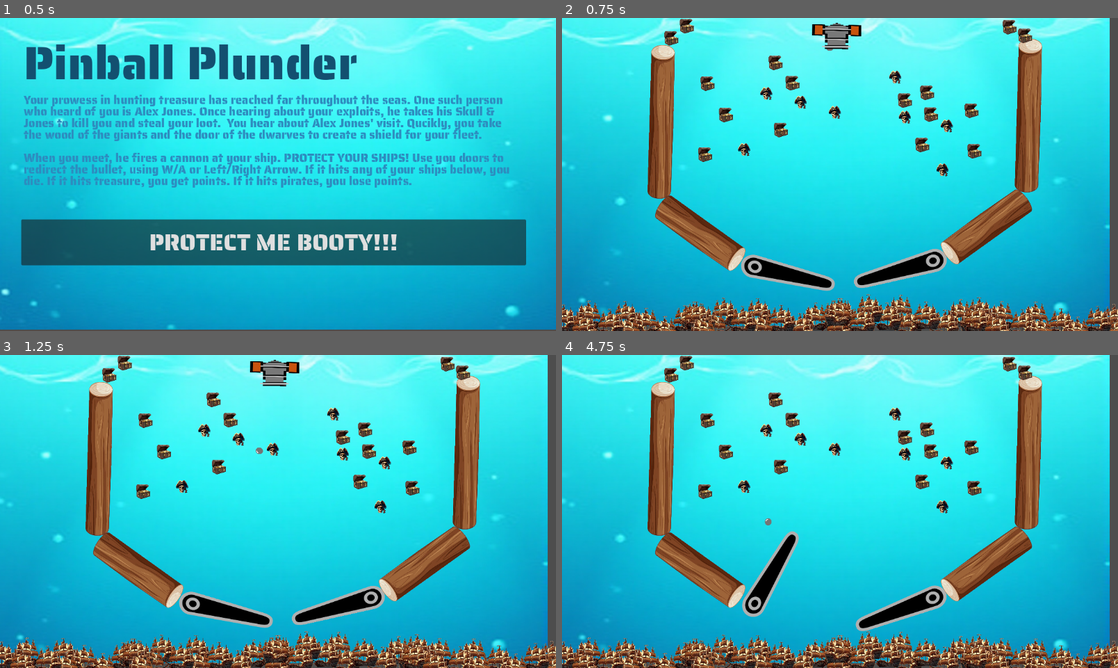
Above: before the commit, frames 1-4 (two rows, left to right).
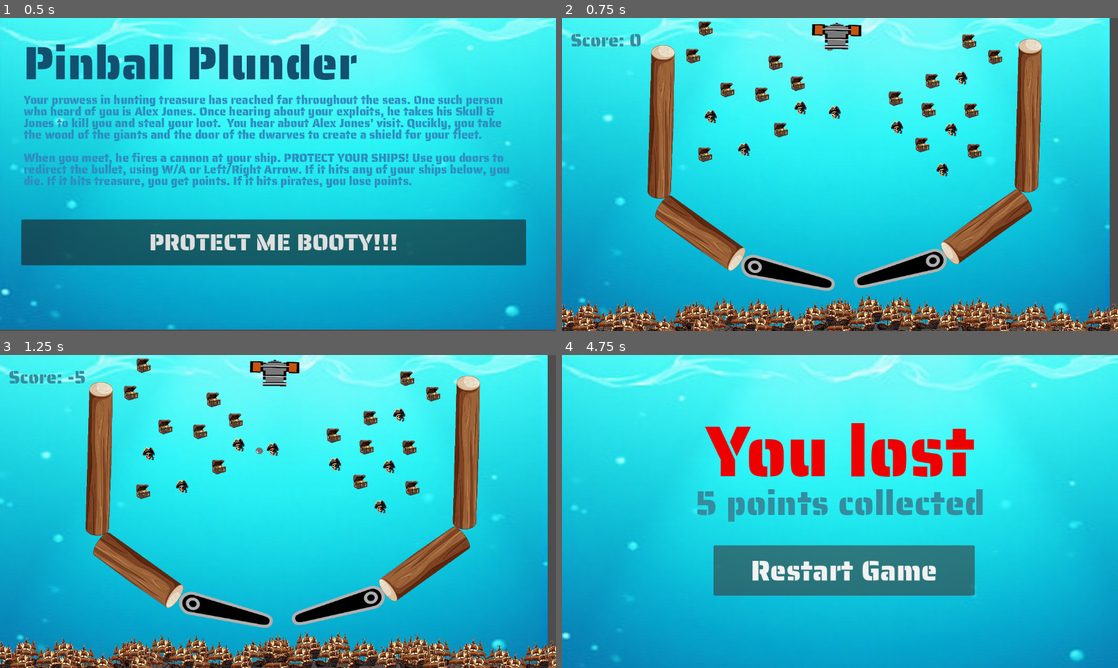
Above: after the commit, the same moments.

Repository: amodhakal/pinball-plunder
Game: Godot game, scene res://scenes/Title.tscn
Two runs of this game, one before a commit and one after it. Both use one fixed random seed, a clock stepped at 60 frames per second and the inputs below. Sound files missing from this copy of the repository are replaced by a short silence.
Inputs:
- Up to frame 1 (0.5 s): no input
- Up to frame 2 (0.75 s): click "PROTECT ME BOOTY!!!" at 0.5 s
- Up to frame 3 (1.25 s): no input
- Up to frame 4 (4.75 s): hold D (flip_right) 1.28-2.03 s; tap Enter at 2 s; hold A (flip_left) 2.03-2.78 s; hold D (flip_right) 2.78-4.28 s; hold A (flip_left) from 4.28 s (still down)

Frame 1 is identical in both runs. In frame 2, 2.6% of the frame differs, in the area x 1-85%, y 0-38%; in frame 3, 2.6%; in frame 4, 35%, in the area x 0-100%, y 0-100%.

Commit message:
[Implementation]
Moved chests/skulls and added in-game point counter

Diff:
--- a/scenes/Game.tscn
+++ b/scenes/Game.tscn
@@ -11,6 +11,7 @@
 [ext_resource type="Texture2D" uid="uid://dou8vkm6u1mno" path="res://assets/log.png" id="9_5ktfj"]
 [ext_resource type="PackedScene" uid="uid://v4rfn8tctwr6" path="res://components/treasure.tscn" id="10_b7dcs"]
 [ext_resource type="PackedScene" uid="uid://s405trtatv01" path="res://components/pirate.tscn" id="11_rfaa5"]
+[ext_resource type="FontFile" uid="uid://ccxcgubjyyj7l" path="res://fonts/SairaStencilOne-Regular.ttf" id="12_b8suw"]
 
 [sub_resource type="GDScript" id="GDScript_qwqy3"]
 script/source = "extends RigidBody2D
@@ -76,6 +77,12 @@
 [sub_resource type="WorldBoundaryShape2D" id="WorldBoundaryShape2D_0bb64"]
 normal = Vector2(0, 1)
 distance = -77.0
+
+[sub_resource type="LabelSettings" id="LabelSettings_oqx6s"]
+line_spacing = -15.0
+font = ExtResource("12_b8suw")
+font_size = 72
+font_color = Color(0.209, 0.548839, 0.623197, 1)
 
 [node name="Game" type="Node2D"]
 script = ExtResource("1_shevl")
@@ -505,7 +512,7 @@
 [node name="Points" type="Node2D" parent="."]
 
 [node name="Treasure" parent="Points" instance=ExtResource("10_b7dcs")]
-position = Vector2(708, 171)
+position = Vector2(689, 167)
 scale = Vector2(0.05, 0.05)
 
 [node name="Treasure2" parent="Points" instance=ExtResource("10_b7dcs")]
@@ -517,11 +524,11 @@
 scale = Vector2(0.05, 0.05)
 
 [node name="Treasure9" parent="Points" instance=ExtResource("10_b7dcs")]
-position = Vector2(762, 200)
+position = Vector2(757, 191)
 scale = Vector2(0.05, 0.05)
 
 [node name="Treasure10" parent="Points" instance=ExtResource("10_b7dcs")]
-position = Vector2(475, 135)
+position = Vector2(486, 136)
 scale = Vector2(0.05, 0.05)
 
 [node name="Treasure11" parent="Points" instance=ExtResource("10_b7dcs")]
@@ -533,23 +540,23 @@
 scale = Vector2(0.05, 0.05)
 
 [node name="Treasure13" parent="Points" instance=ExtResource("10_b7dcs")]
-position = Vector2(337, 201)
+position = Vector2(412, 159)
 scale = Vector2(0.05, 0.05)
 
 [node name="Treasure14" parent="Points" instance=ExtResource("10_b7dcs")]
-position = Vector2(299, 136)
+position = Vector2(340, 149)
 scale = Vector2(0.05, 0.05)
 
 [node name="Treasure15" parent="Points" instance=ExtResource("10_b7dcs")]
-position = Vector2(256, 17)
+position = Vector2(295, 22)
 scale = Vector2(0.05, 0.05)
 
 [node name="Treasure16" parent="Points" instance=ExtResource("10_b7dcs")]
-position = Vector2(925, 19)
+position = Vector2(841, 49)
 scale = Vector2(0.05, 0.05)
 
 [node name="Treasure17" parent="Points" instance=ExtResource("10_b7dcs")]
-position = Vector2(957, 37)
+position = Vector2(895, 81)
 scale = Vector2(0.05, 0.05)
 
 [node name="Treasure3" parent="Points" instance=ExtResource("10_b7dcs")]
@@ -565,15 +572,15 @@
 scale = Vector2(0.05, 0.05)
 
 [node name="Treasure6" parent="Points" instance=ExtResource("10_b7dcs")]
-position = Vector2(224, 42)
+position = Vector2(269, 79)
 scale = Vector2(0.05, 0.05)
 
 [node name="Treasure7" parent="Points" instance=ExtResource("10_b7dcs")]
-position = Vector2(754, 155)
+position = Vector2(765, 131)
 scale = Vector2(0.05, 0.05)
 
 [node name="Pirate" parent="Points" instance=ExtResource("11_rfaa5")]
-position = Vector2(421, 156)
+position = Vector2(306, 204)
 scale = Vector2(0.05, 0.05)
 
 [node name="Pirate2" parent="Points" instance=ExtResource("11_rfaa5")]
@@ -581,11 +588,11 @@
 scale = Vector2(0.05, 0.05)
 
 [node name="Pirate3" parent="Points" instance=ExtResource("11_rfaa5")]
-position = Vector2(795, 223)
+position = Vector2(804, 231)
 scale = Vector2(0.05, 0.05)
 
 [node name="Pirate4" parent="Points" instance=ExtResource("11_rfaa5")]
-position = Vector2(708, 205)
+position = Vector2(692, 226)
 scale = Vector2(0.05, 0.05)
 
 [node name="Pirate5" parent="Points" instance=ExtResource("11_rfaa5")]
@@ -593,7 +600,7 @@
 scale = Vector2(0.05, 0.05)
 
 [node name="Pirate6" parent="Points" instance=ExtResource("11_rfaa5")]
-position = Vector2(688, 122)
+position = Vector2(825, 124)
 scale = Vector2(0.05, 0.05)
 
 [node name="Pirate7" parent="Points" instance=ExtResource("11_rfaa5")]
@@ -601,8 +608,18 @@
 scale = Vector2(0.05, 0.05)
 
 [node name="Pirate8" parent="Points" instance=ExtResource("11_rfaa5")]
-position = Vector2(492, 174)
-scale = Vector2(0.05, 0.05)
+position = Vector2(492, 186)
+scale = Vector2(0.05, 0.05)
+
+[node name="Points2" type="Label" parent="."]
+offset_left = 18.0
+offset_top = 16.0
+offset_right = 297.0
+offset_bottom = 130.0
+scale = Vector2(0.524732, 0.521953)
+text = "Score: 0"
+label_settings = SubResource("LabelSettings_oqx6s")
+horizontal_alignment = 1
 
 [connection signal="timeout" from="Cannon/Timer" to="." method="_on_timer_timeout"]
 [connection signal="body_entered" from="Area2D" to="." method="_on_area_2d_body_entered"]
--- a/scripts/Game.gd
+++ b/scripts/Game.gd
@@ -4,7 +4,11 @@
 @onready var left_flipper = $LeftFlipper
 @onready var right_flipper = $RightFlipper
 @onready var cannon = $Cannon
+@onready var PointsLabel = $Points2
 var defeatLvl = "res://scenes/Defeat.tscn"
+
+func _process(delta: float) -> void:
+	PointsLabel.text = "Score: " + str(PointManager.getPoints())
 
 func _input(event):
 	if event.is_action_pressed("flip_left"):
Not shown: 1 places in scenes/Game.tscn that only renumber resources
